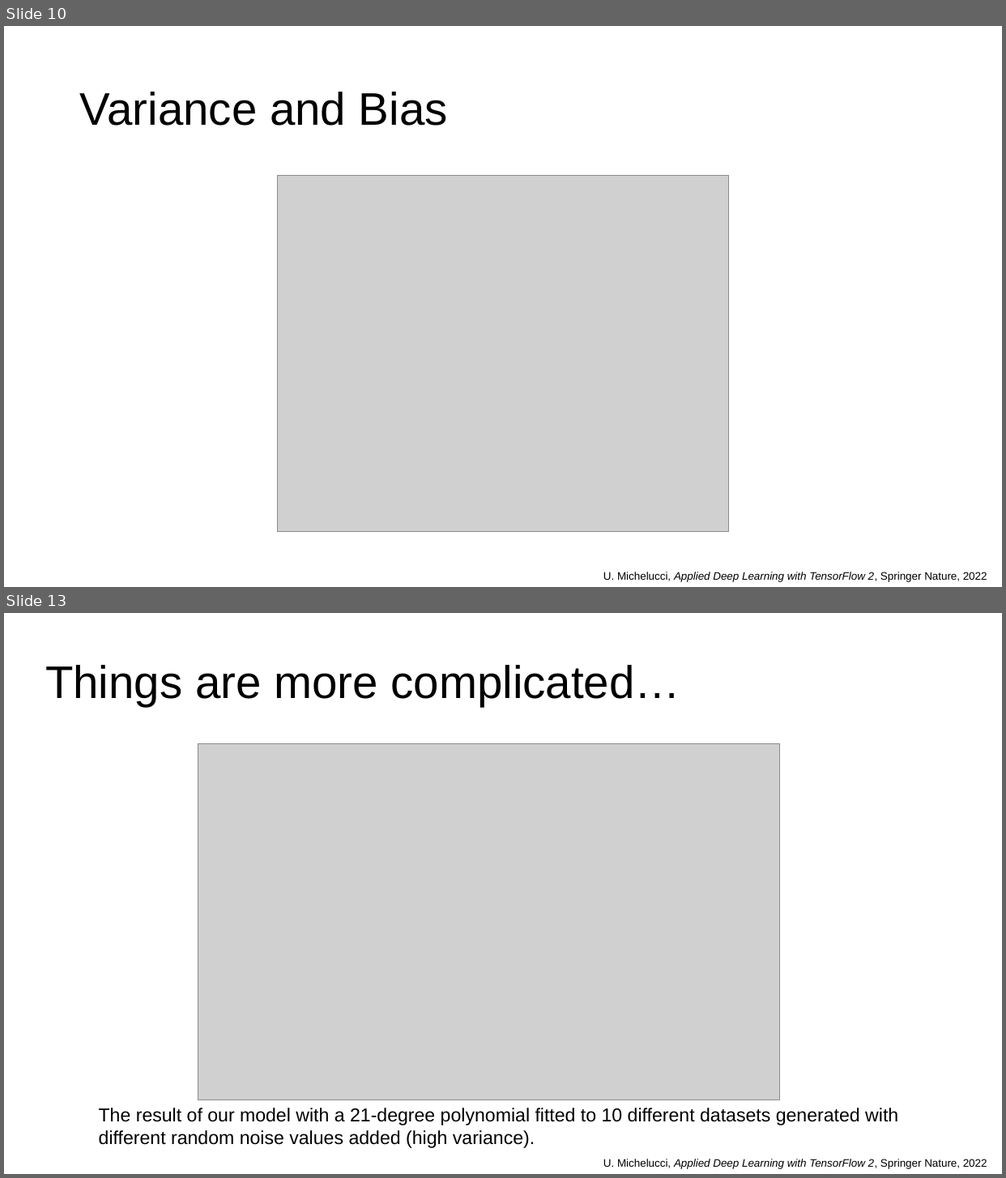
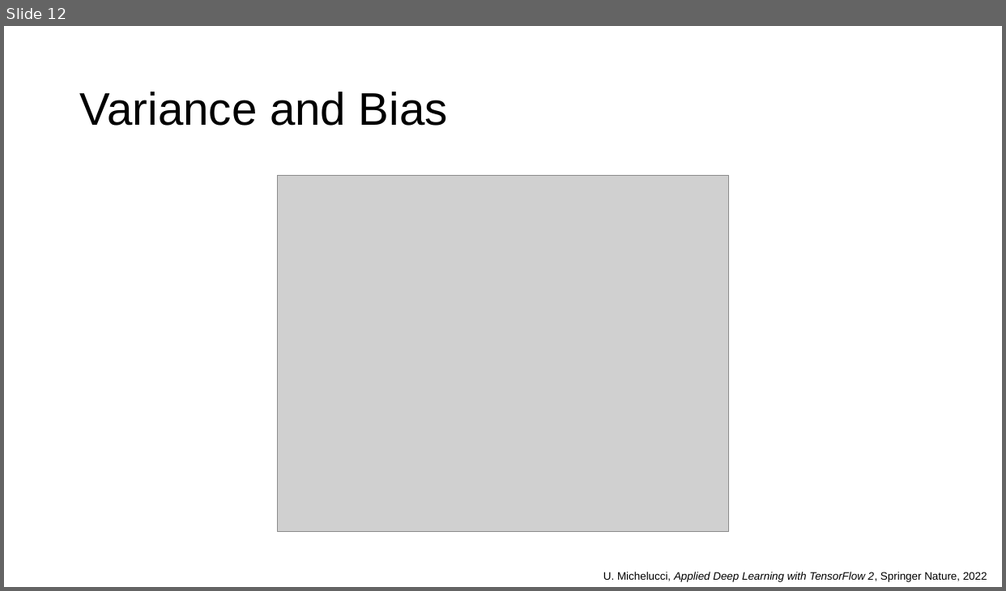
Before and after one commit to toelt-llc/MSCA-ITN-PARENT, a slide deck: DETERMINED2022/Introduction to model validation and unbalanced datasets/DETERMINED2022-toelt-Model_Validation_lecture_michelucci.pptx. Shown one above the other, each under a label of ours: slides 10 and 13 before the commit, slide 12 after it; the slides between them are not shown. The pictures are 1006x1178 and 1006x591 pixels, drawn with LibreOffice and Linux fonts; fonts in the diff are those of the drawing; grey boxes stand for pictures; background and template pictures are left out. Boxes give left, top, right and bottom in pixels: in the first picture for what was removed or moved away, otherwise in the second. Text is boxed around its words. In the diff, an @@ line names an element or a change of style, - is before the commit and + after.

```diff
--- a/DETERMINED2022/Introduction to model validation and unbalanced datasets/DETERMINED2022-toelt-Model_Validation_lecture_michelucci.pptx
+++ b/DETERMINED2022/Introduction to model validation and unbalanced datasets/DETERMINED2022-toelt-Model_Validation_lecture_michelucci.pptx
@@ slide 13 removed at (x1=4, y1=613, x2=1002, y2=1174), background #FFFFFF @@
@@ text removed at (x1=45, y1=665, x2=681, y2=706) @@
-Things are more complicated…
@@ picture removed at (x1=198, y1=744, x2=780, y2=1101) @@
@@ text removed at (x1=99, y1=1108, x2=898, y2=1148) @@
-The result of our model with a 21-degree polynomial fitted to 10 different datasets generated with different random noise values added (high variance).
@@ text removed at (x1=603, y1=1159, x2=987, y2=1169) @@
-U. Michelucci, Applied Deep Learning with TensorFlow 2, Springer Nature, 2022
@@ what was slide 10 is now slide 12 @@
```
Also in this commit, not shown: 7 slides changed, 7 slides added, 1 other slide removed, 2 other files.
